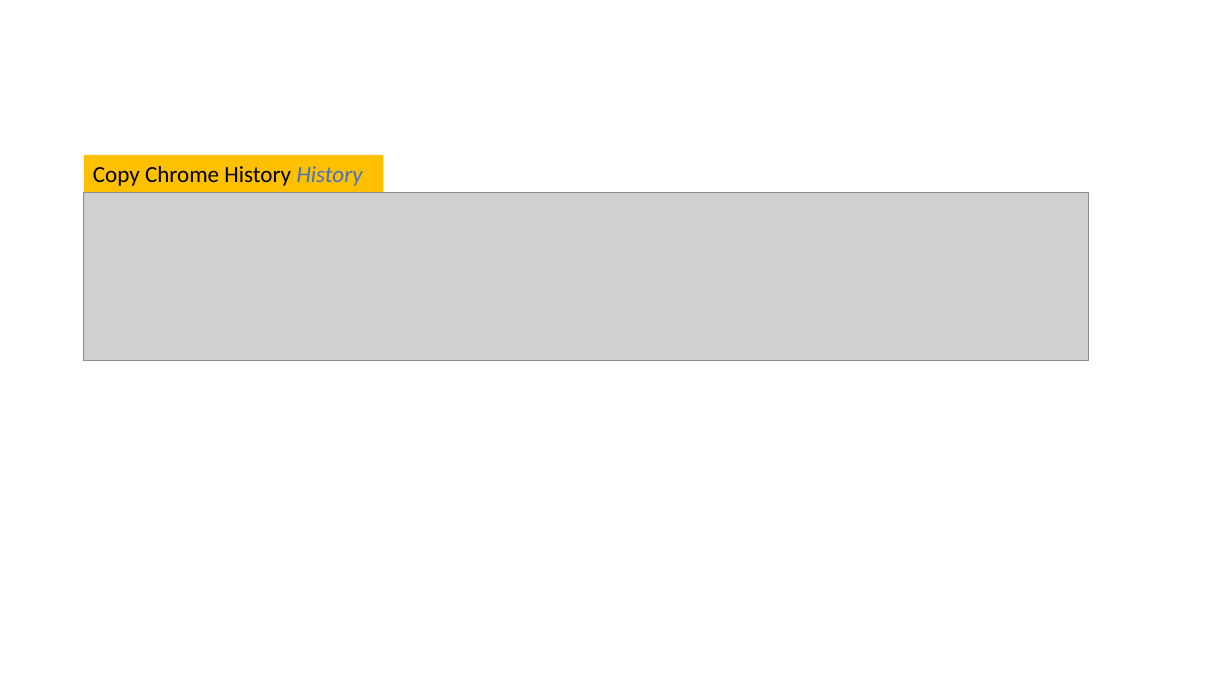
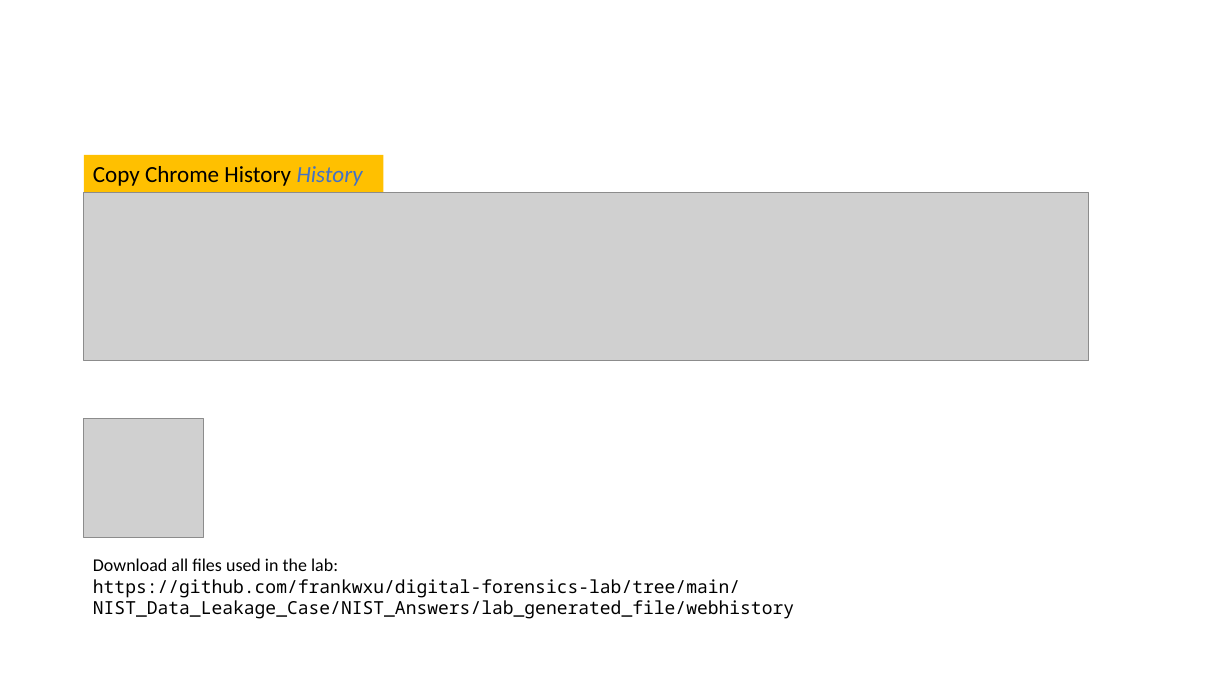
Before and after one commit to frankwxu/digital-forensics-lab, a slide deck: slide 18 of NIST_Data_Leakage_Case/NIST_Data_Leakage_03_WebHistory_SQL.pptx. Drawn at 1232x693 pixels with LibreOffice and Linux fonts; fonts in the diff are those of the drawing; grey boxes stand for pictures; background and template pictures are left out. Boxes give left, top, right and bottom in pixels: in the first picture for what was removed or moved away, otherwise in the second. Text is boxed around its words. In the diff, an @@ line names an element or a change of style, - is before the commit and + after.

Commit message:
add Python version to NIST dataleakage case

```diff
--- a/NIST_Data_Leakage_Case/NIST_Data_Leakage_03_WebHistory_SQL.pptx
+++ b/NIST_Data_Leakage_Case/NIST_Data_Leakage_03_WebHistory_SQL.pptx
@@ picture added at [84,419,204,539] @@
@@ text added at [93,558,794,619], 14 pt, text #000000 @@
+Download all files used in the lab:
+https://github.com/frankwxu/digital-forensics-lab/tree/main/NIST_Data_Leakage_Case/NIST_Answers/lab_generated_file/webhistory
```
Also in this commit, not shown: 2 other files.
